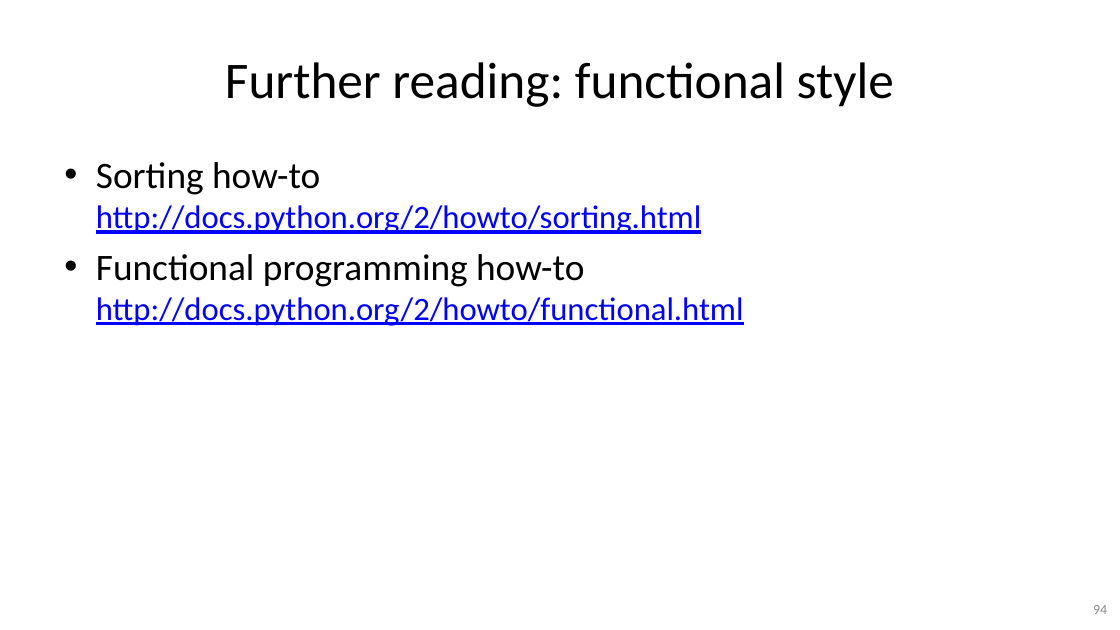
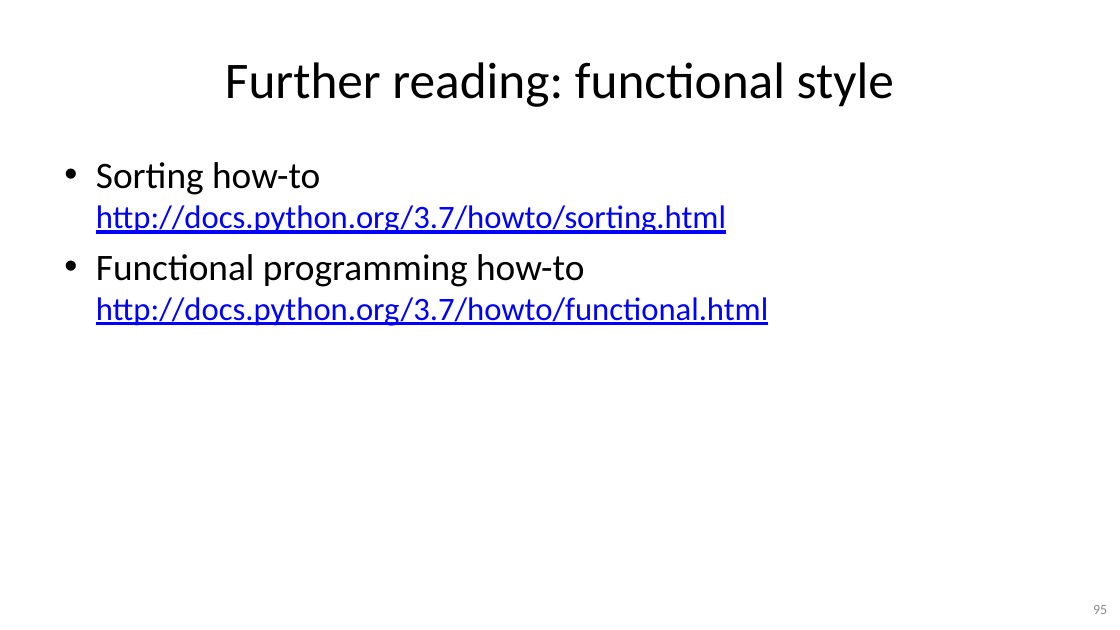
Before and after one commit to gjbex/Python-software-engineering, a slide deck: slide 95 of python_software_engineering.pptx (slide 94 before the commit). Drawn at 1120x630 pixels with LibreOffice and Linux fonts; fonts in the diff are those of the drawing. Boxes give left, top, right and bottom in pixels: in the first picture for what was removed or moved away, otherwise in the second. Text is boxed around its words. In the diff, an @@ line names an element or a change of style, - is before the commit and + after.

```diff
--- a/python_software_engineering.pptx
+++ b/python_software_engineering.pptx
@@ text at <box>96,162,768,326</box>: text changed @@
-• Sorting how-to
-  http://docs.python.org/2/howto/sorting.html
-• Functional programming how-to
-  http://docs.python.org/2/howto/functional.html
+• Sorting how-to
+  http://docs.python.org/3.7/howto/sorting.html
+• Functional programming how-to
+  http://docs.python.org/3.7/howto/functional.html
@@ page number at <box>1093,605,1107,614</box>: text changed @@
-94
+95
```
Also in this commit, not shown: 8 other slides changed, 1 slide added.
